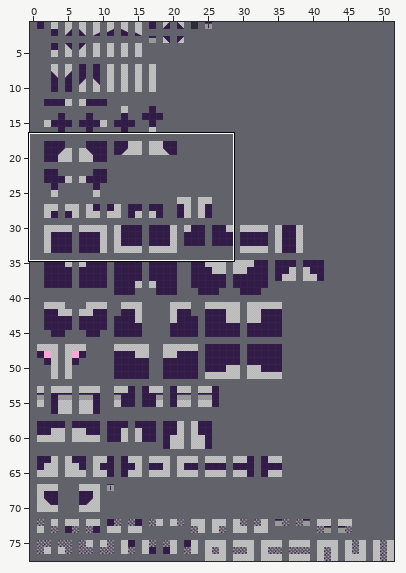
Two states of a Tiled map, Worlds/Forest/rule_ase3_new1.tmx. Above, an overview of the earlier version with the close-up marked.
Close-up. Before:
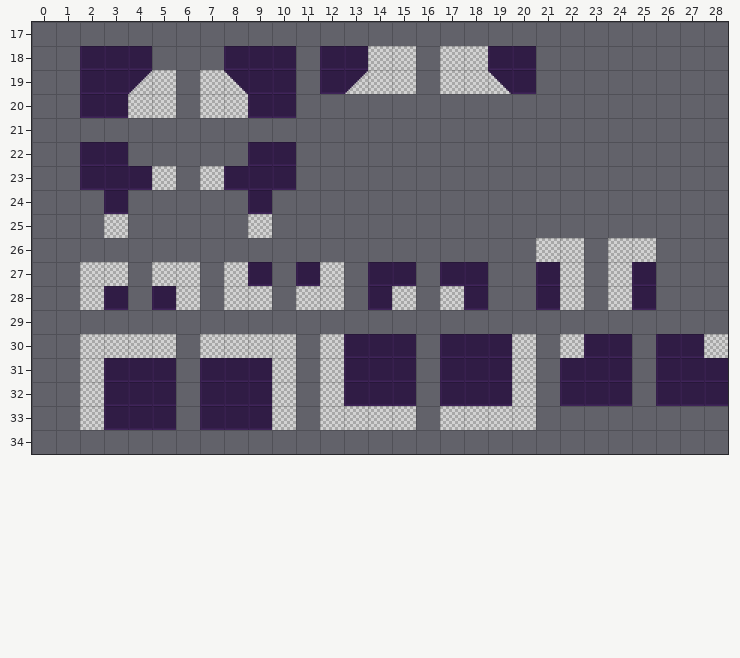
Cells are 160x160 px. Shown: x 0..28, y 17..34. The commit also changed other parts of the map, which this record leaves out.
After:
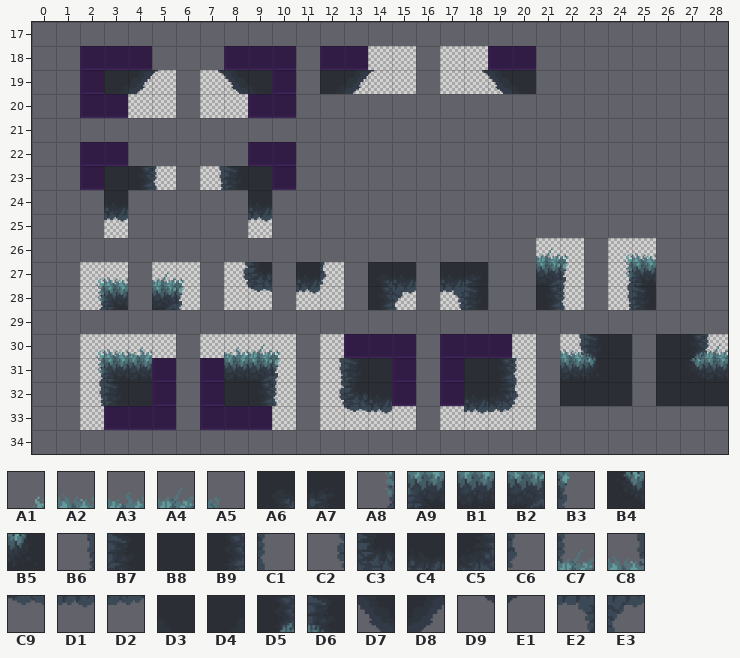
Key: from "Forest": A1 0, A2 1, A3 2, A4 3, A5 4, A6 5, A7 6, A8 16, A9 17, B1 18, B2 19, B3 20, B4 21, B5 22, B6 32, B7 33, B8 34, B9 35, C1 36, C2 48, C3 49, C4 50, C5 51, C6 52, C7 53, C8 54, C9 65, D1 66, D2 67, D3 82, D4 83, D5 85, D6 86, D7 98, D8 99, D9 114, E1 115, E2 149, E3 150.
__ is an empty cell, .. an unchanged one.
Tiles of an added or newly shown layer are drawn over the layers below it.
The edit:
--- layer "output_Grass" (now shown)
@@ x 3..20 @@
-19 __ __ __ .. __ __ __ .. .. __ __ __ .. .. .. __ __ __
+19 D4 D8 E1 .. D9 D7 D3 .. .. D4 D8 E1 .. .. .. D9 D7 D3
@@ x 2..25 @@
-23 .. __ __ __ .. __ __ __ .. .. .. .. .. .. .. .. .. .. .. .. .. .. .. ..
-24 .. __ .. .. .. .. .. __ .. .. .. .. .. .. .. .. .. .. .. .. .. .. .. ..
-25 .. __ .. .. .. .. .. __ .. .. .. .. .. .. .. .. .. .. .. .. .. .. .. ..
-26 .. .. .. .. .. .. .. .. .. .. .. .. .. .. .. .. .. .. .. __ __ .. __ __
-27 __ __ .. __ __ .. __ __ .. __ __ .. __ __ .. __ __ .. .. __ __ .. __ __
-28 __ __ .. __ __ .. .. __ .. __ .. .. __ __ .. __ __ .. .. __ __ .. __ __
+23 .. B8 B9 C1 .. B6 B7 B8 .. .. .. .. .. .. .. .. .. .. .. .. .. .. .. ..
+24 .. C4 .. .. .. .. .. C4 .. .. .. .. .. .. .. .. .. .. .. .. .. .. .. ..
+25 .. D1 .. .. .. .. .. D1 .. .. .. .. .. .. .. .. .. .. .. .. .. .. .. ..
+26 .. .. .. .. .. .. .. .. .. .. .. .. .. .. .. .. .. .. .. A4 A5 .. A1 A2
+27 A1 A2 .. A4 A5 .. C2 C3 .. C4 C6 .. A6 C4 .. C4 A7 .. .. B2 B3 .. A8 A9
+28 A8 A9 .. B2 B3 .. .. C9 .. D1 .. .. B9 E3 .. E2 B7 .. .. B9 C1 .. B6 B7
@@ x 2..28 @@
-30 __ __ __ .. .. .. __ __ __ .. .. .. .. .. .. .. .. .. .. .. __ __ __ .. __ __ __
-31 __ __ __ .. .. .. __ __ __ .. __ __ __ .. .. .. __ __ __ .. __ __ __ .. __ __ __
-32 __ __ __ .. .. .. __ __ __ .. __ __ __ .. .. .. __ __ __ .. __ __ __ .. __ __ __
-33 .. .. .. .. .. .. .. .. .. .. .. __ __ .. .. .. __ __ .. .. .. .. .. .. .. .. ..
+30 A1 A2 A3 .. .. .. A3 A4 A5 .. .. .. .. .. .. .. .. .. .. .. C8 D6 B8 .. B8 D5 C7
+31 A8 A9 B1 .. .. .. B1 B2 B3 .. B6 B7 B8 .. .. .. B8 B9 C1 .. B1 B5 B8 .. B8 B4 B1
+32 B6 B7 B8 .. .. .. B8 B9 C1 .. C2 C3 C4 .. .. .. C4 C5 C6 .. B8 B8 B8 .. B8 B8 B8
+33 .. .. .. .. .. .. .. .. .. .. .. C9 D1 .. .. .. D1 D2 .. .. .. .. .. .. .. .. ..
